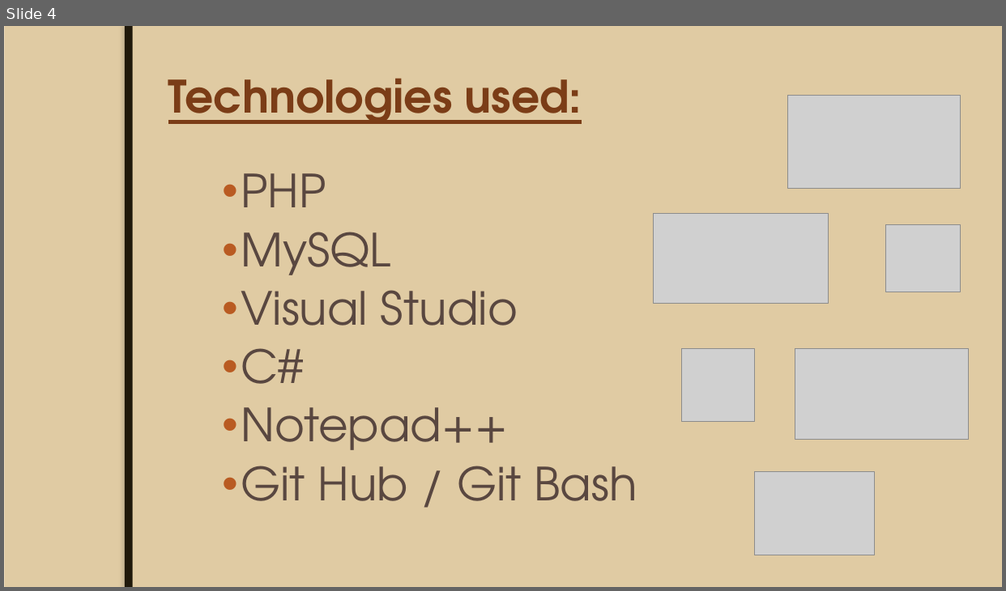
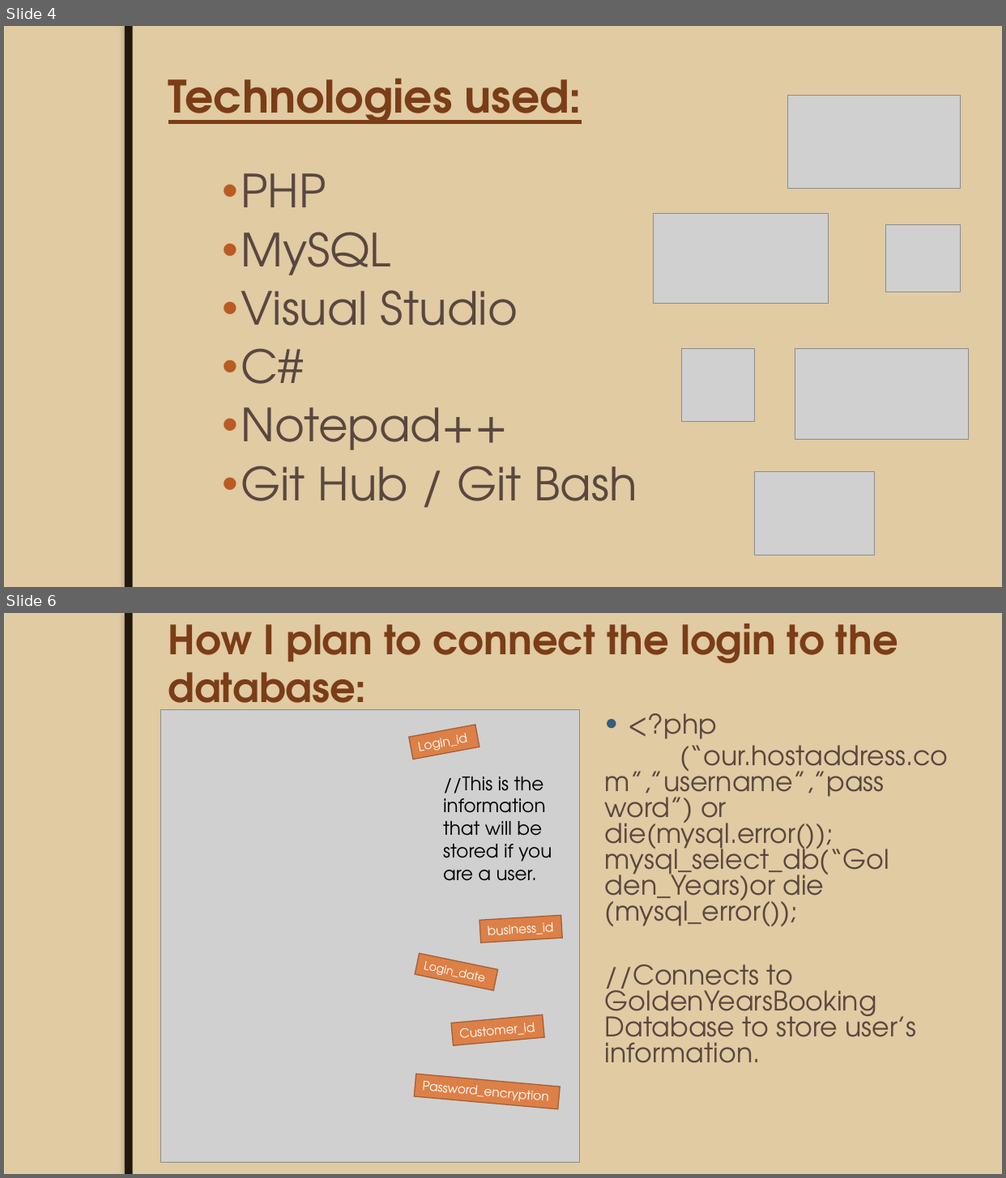
Before and after one commit to JoeyTatu/GoldenYears, a slide deck: Week 8 - Presentation slides/Mid-Term Project.pptx. Shown one above the other, each under a label of ours: slide 4 before the commit, slides 4 and 6 after it; the slides between them are not shown. The pictures are 1006x591 and 1006x1178 pixels, drawn with LibreOffice and Linux fonts; fonts in the diff are those of the drawing; grey boxes stand for pictures; background and template pictures are left out. Boxes give left, top, right and bottom in pixels: in the first picture for what was removed or moved away, otherwise in the second. Text is boxed around its words. In the diff, an @@ line names an element or a change of style, - is before the commit and + after.

```diff
--- a/Week 8 - Presentation slides/Mid-Term Project.pptx
+++ b/Week 8 - Presentation slides/Mid-Term Project.pptx
@@ slide 6 added at (x1=4, y1=613, x2=1002, y2=1174), background #EBDDC3; not listed: 2 template elements that a slide beside it also shows @@
@@ title added at (x1=168, y1=624, x2=898, y2=719), 38.7 pt, text #7B3D17, bold @@
+How I plan to connect the login to the database:
@@ picture added at (x1=160, y1=709, x2=580, y2=1162) @@
@@ rectangle added at (x1=409, y1=725, x2=479, y2=759), fill #DD8047, outline #A35F35 1 pt, 12 pt, text #FFFFFF @@
+Login_id
@@ text added at (x1=605, y1=713, x2=948, y2=1063), 25.9 pt, text #594740 @@
+● <?php
+(“our.hostaddress.co m”,”username”,”pass word”) or die(mysql.error()); mysql_select_db(“Gol den_Years)or die (mysql_error());
+//Connects to GoldenYearsBooking Database to store user’s information.
@@ text added at (x1=443, y1=777, x2=552, y2=881), 18 pt, text #000000 @@
+//This is the information that will be stored if you are a user.
@@ rectangle added at (x1=479, y1=915, x2=562, y2=943), fill #DD8047, outline #A35F35 1 pt, 12 pt, text #FFFFFF @@
+business_id
@@ rectangle added at (x1=415, y1=953, x2=498, y2=990), fill #DD8047, outline #A35F35 1 pt, 11 pt, text #FFFFFF @@
+Login_date
@@ rectangle added at (x1=452, y1=1016, x2=544, y2=1046), fill #DD8047, outline #A35F35 1 pt, 12 pt, text #FFFFFF @@
+Customer_id
@@ rectangle added at (x1=415, y1=1075, x2=560, y2=1110), fill #DD8047, outline #A35F35 1 pt, 12 pt, text #FFFFFF @@
+Password_encryption
```
Also in this commit, not shown: 4 slides changed, 1 other slide added, 2 slides removed.
